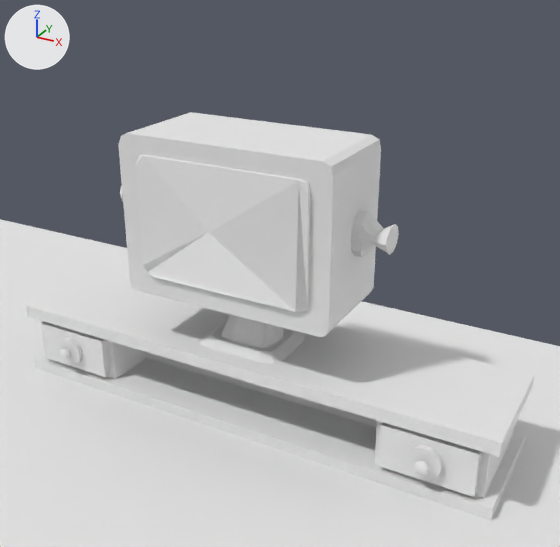
A saved change to the glTF model src/assets/models/retro.glb.
Rendered twice from a camera (50 mm lens) standing at (212.0, -318.0, 272.0) and looking at (15.0, 40.0, 92.0). Every picture has the same lights, and +X, +Y and +Z are marked at upper left. Where no turn or scale is listed for an object, it has been applied to the vertices.
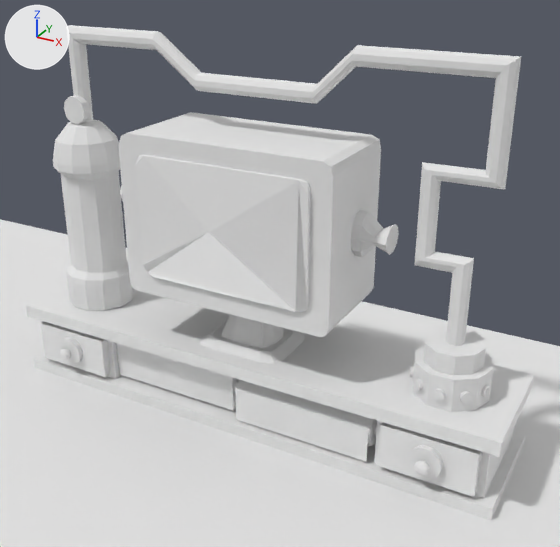
The change, as a diff of the scene's bpy script:
```diff
--- a/src/assets/models/retro.glb.py
+++ b/src/assets/models/retro.glb.py
@@ me_mesh_19 @@
+me_mesh_19.from_pydata([(41.5, -2.0, -15.5), (41.5, -2.0, 5.5), (-41.5, -2.0, 5.5), (-41.5, -2.0, -15.5)], [], [(0, 1, 2), (0, 2, 3)])
+me_mesh_19.materials.append(mat_material_4)  # its picture is missing
@@ ob_cylinder_016 @@
+ob_cylinder_016 = bpy.data.objects.new('cylinder.016', me_mesh_32)  # 22 vertices, 40 faces; spans x -2.8..2.8, y -3.48..3.48, z -3.0..3.0; in mat_material_5 (its picture is missing)
+ob_cylinder_016.location = (139.0, 32.0, 56.0)
@@ ob_cylinder_014 @@
+ob_cylinder_014 = bpy.data.objects.new('cylinder.014', me_mesh_30)  # 22 vertices, 40 faces; spans x -3.62..3.62, y -3.44..3.44, z -3.0..3.0; in mat_material_5 (its picture is missing)
+ob_cylinder_014.location = (132.0, 22.0, 56.0)
@@ ob_cylinder_013 @@
+ob_cylinder_013 = bpy.data.objects.new('cylinder.013', me_mesh_29)  # 22 vertices, 40 faces; spans x -3.63..3.63, y -3.38..3.38, z -3.0..3.0; in mat_material_5 (its picture is missing)
+ob_cylinder_013.location = (108.0, 22.0, 56.0)
@@ ob_cylinder_012 @@
+ob_cylinder_012 = bpy.data.objects.new('cylinder.012', me_mesh_28)  # a 10-sided cylinder along y spanning x -3.03..3.03, y -42.0..-38.0, z -3.0..3.0; in mat_material_5 (its picture is missing)
+ob_cylinder_012.location = (120.0, 58.0, 56.0)
@@ ob_cylinder_011 @@
+ob_cylinder_011 = bpy.data.objects.new('cylinder.011', me_mesh_27)  # a 10-sided cylinder along y spanning x -8.0..8.0, y -2.5..2.5, z -8.0..8.0; in mat_material_5 (its picture is missing)
+ob_cylinder_011.location = (-120.0, 32.1, 174.3)
@@ ob_cylinder_010 @@
+ob_cylinder_010 = bpy.data.objects.new('cylinder.010', me_mesh_26)  # 42 vertices, 80 faces; spans x -5.0..5.0, y -5.0..5.0, z 77.0..136.0; in mat_material_5 (its picture is missing)
+ob_cylinder_010.location = (-120.0, 38.0, 86.0)
@@ ob_cylinder_009 @@
+ob_cylinder_009 = bpy.data.objects.new('cylinder.009', me_mesh_25)  # 122 vertices, 240 faces; spans x -25.0..236.0, y -5.0..5.0, z -25.0..5.0; in mat_material_5 (its picture is missing)
+ob_cylinder_009.location = (-100.0, 38.0, 217.0)
@@ ob_cylinder_008 @@
+ob_cylinder_008 = bpy.data.objects.new('cylinder.008', me_mesh_24)  # 142 vertices, 280 faces; spans x -25.0..16.0, y -5.0..5.0, z 34.0..179.0; in mat_material_5 (its picture is missing)
+ob_cylinder_008.location = (120.0, 38.0, 43.0)
@@ ob_cylinder_007 @@
+ob_cylinder_007 = bpy.data.objects.new('cylinder.007', me_mesh_23)  # a 10-sided cylinder along z spanning x -16.0..16.0, y -16.0..16.0, z 34.0..46.0; in mat_material_5 (its picture is missing)
+ob_cylinder_007.location = (120.0, 38.0, 31.0)
@@ ob_cylinder_006 @@
+ob_cylinder_006 = bpy.data.objects.new('cylinder.006', me_mesh_22)  # a 10-sided cylinder along z spanning x -21.0..21.0, y -20.0..20.0, z 30.0..50.0; in mat_material_5 (its picture is missing)
+ob_cylinder_006.location = (120.0, 38.0, 16.0)
@@ ob_cylinder_005 @@
+ob_cylinder_005 = bpy.data.objects.new('cylinder.005', me_mesh_21)  # a 10-sided cylinder along x spanning x -92.0..12.0, y -3.6..3.6, z -3.8..3.8; in mat_material_4 (its picture is missing)
+ob_cylinder_005.location = (85.0, 18.0, 24.0)
@@ ob_cylinder_004 @@
+ob_cylinder_004 = bpy.data.objects.new('cylinder.004', me_mesh_20)  # a 10-sided cylinder along x spanning x -82.0..2.0, y -10.4..10.4, z -9.9..9.9; in mat_material_4 (its picture is missing)
+ob_cylinder_004.location = (85.0, 18.0, 24.0)
@@ ob_plane @@
+ob_plane = bpy.data.objects.new('plane', me_mesh_19)
+ob_plane.location = (45.0, 9.0, 24.0)
@@ ob_cuboid @@
+ob_cuboid = bpy.data.objects.new('cuboid', me_mesh_18)  # a box spanning x -43.5..43.5, y -7.5..7.5, z 25.0..55.0; in mat_material_4 (its picture is missing)
+ob_cuboid.location = (-46.0, 21.0, -16.0)
@@ ob_sphere_002 @@
+ob_sphere_002 = bpy.data.objects.new('sphere.002', me_mesh_17)  # 169 vertices, 324 faces; spans x -21.3..21.3, y -20.5..20.5, z 4.7..125.3; in mat_material_3 (its picture is missing)
+ob_sphere_002.location = (-120.0, 37.7, 42.9)
```

Pixel boxes (x1, y1, x2, y2) of what changed, in the pictures (560 x 547 px):
'sphere.002', added: after (53, 120, 134, 311)
'cylinder.009', added: after (67, 25, 520, 104)
'cylinder.008', added: after (415, 57, 521, 346)
'plane', added: after (235, 389, 368, 462)
'cuboid', added: after (117, 343, 239, 411)
'cylinder.006', added: after (412, 345, 493, 412)
'cylinder.007', added: after (424, 327, 486, 376)
'cylinder.004', added: after (236, 380, 377, 446)
'cylinder.010', added: after (66, 26, 93, 122)
'cylinder.011', added: after (64, 96, 90, 124)
'cylinder.014', added: after (460, 391, 472, 404)
'cylinder.012', added: after (433, 388, 446, 401)
'cylinder.013', added: after (413, 378, 423, 391)
'cylinder.016', added: after (481, 385, 491, 397)
'cylinder.005', added: after (234, 380, 377, 435)
'cube.004', unchanged, covered by the edit: before (146, 352, 377, 427)
